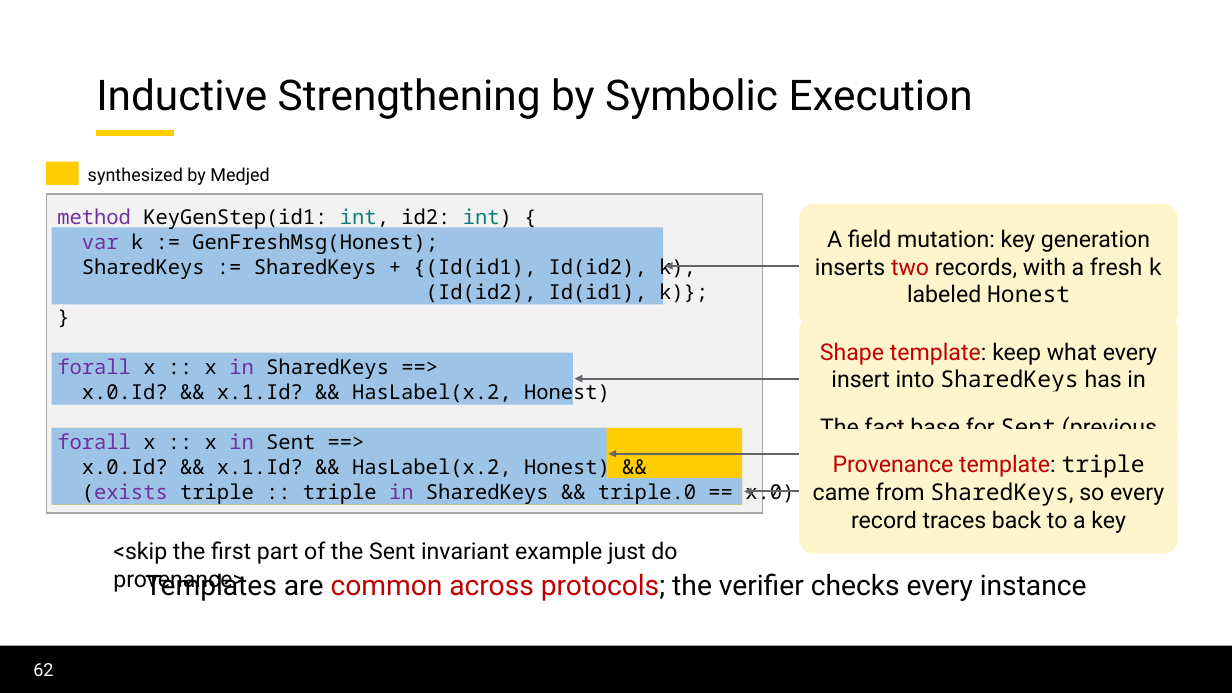
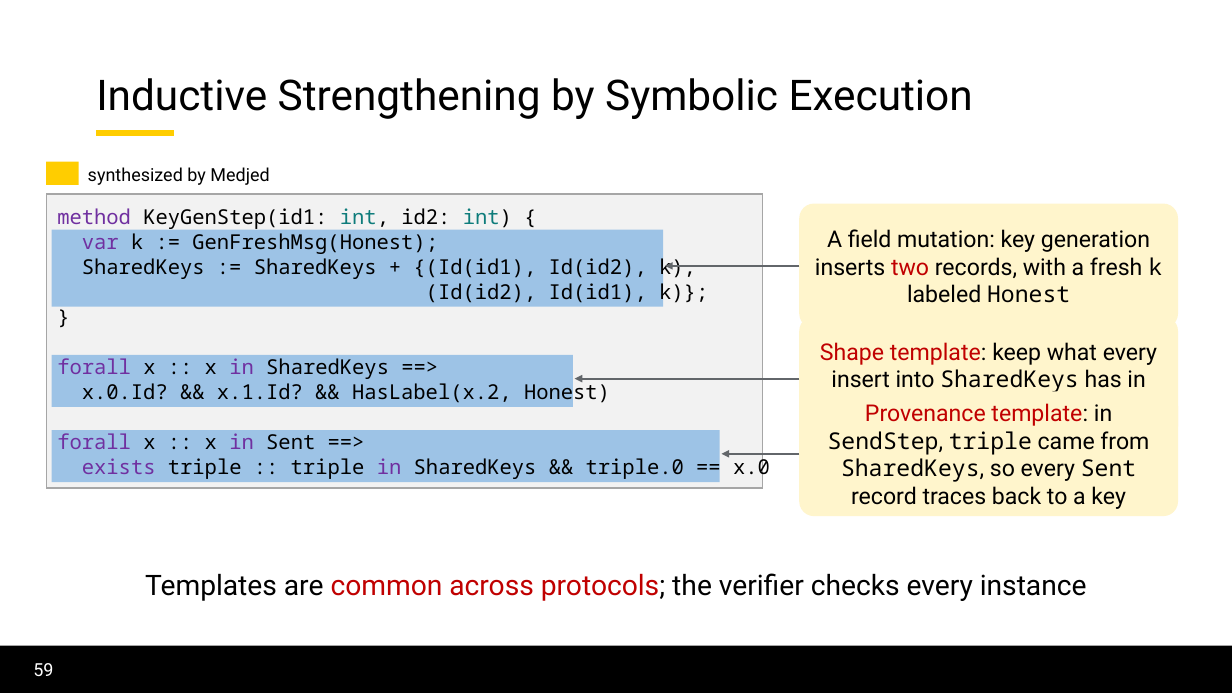
Before and after one commit to lorchrob/thesis_proposal_slides, a slide deck: slide 59 of slides.pptx (slide 62 before the commit). Drawn at 1232x693 pixels with LibreOffice and Linux fonts; fonts in the diff are those of the drawing; background and template pictures are left out. Boxes give left, top, right and bottom in pixels: in the first picture for what was removed or moved away, otherwise in the second. Text is boxed around its words. In the diff, an @@ line names an element or a change of style, - is before the commit and + after.

```diff
--- a/slides.pptx
+++ b/slides.pptx
@@ rectangle: place and size @@
-rectangle at <box>46,194,762,513</box>
+rectangle at <box>46,194,762,488</box>
@@ rounded rectangle "Shape template: keep what every ...": place and size @@
-rounded rectangle "Shape template: keep what every ..." at <box>820,342,1157,420</box>
+rounded rectangle "Shape template: keep what every ..." at <box>799,316,1178,441</box>
@@ rounded rectangle "Provenance template: in SendStep, triple ...": place and size @@
-rounded rectangle "Provenance template: in SendStep, triple ..." at <box>799,429,1178,554</box>
+rounded rectangle "Provenance template: in SendStep, triple ..." at <box>799,392,1178,517</box>
@@ rounded rectangle removed at <box>799,392,1178,517</box> @@
-The fact base for Sent (previous slide) instantiates the same template
@@ text in rounded rectangle at <box>828,403,1149,509</box>: text changed @@
-Provenance template: triple came from SharedKeys, so every record traces back to a key
+Provenance template: in SendStep, triple came from SharedKeys, so every Sent record traces back to a key
@@ rectangle: place and size @@
-rectangle at <box>52,428,607,480</box>
+rectangle at <box>52,430,720,482</box>
@@ rectangle removed at <box>52,428,742,505</box> @@
@@ rectangle removed at <box>52,478,742,505</box> @@
@@ text at <box>82,455,770,481</box>: text changed @@
-x.0.Id? && x.1.Id? && HasLabel(x.2, Honest) &&
-(exists triple :: triple in SharedKeys && triple.0 == x.0)
+exists triple :: triple in SharedKeys && triple.0 == x.0
@@ arrow moved from (799, 454) - (609, 454) to (799, 454) - (722, 454) @@
@@ arrow removed from (799, 492) to (744, 492) @@
@@ text removed at <box>113,541,677,564</box> @@
-<skip the first part of the Sent invariant example just do provenance>
@@ page number at <box>33,663,53,676</box>: text changed @@
-62
+59
```
Also in this commit, not shown: 16 other slides changed.
